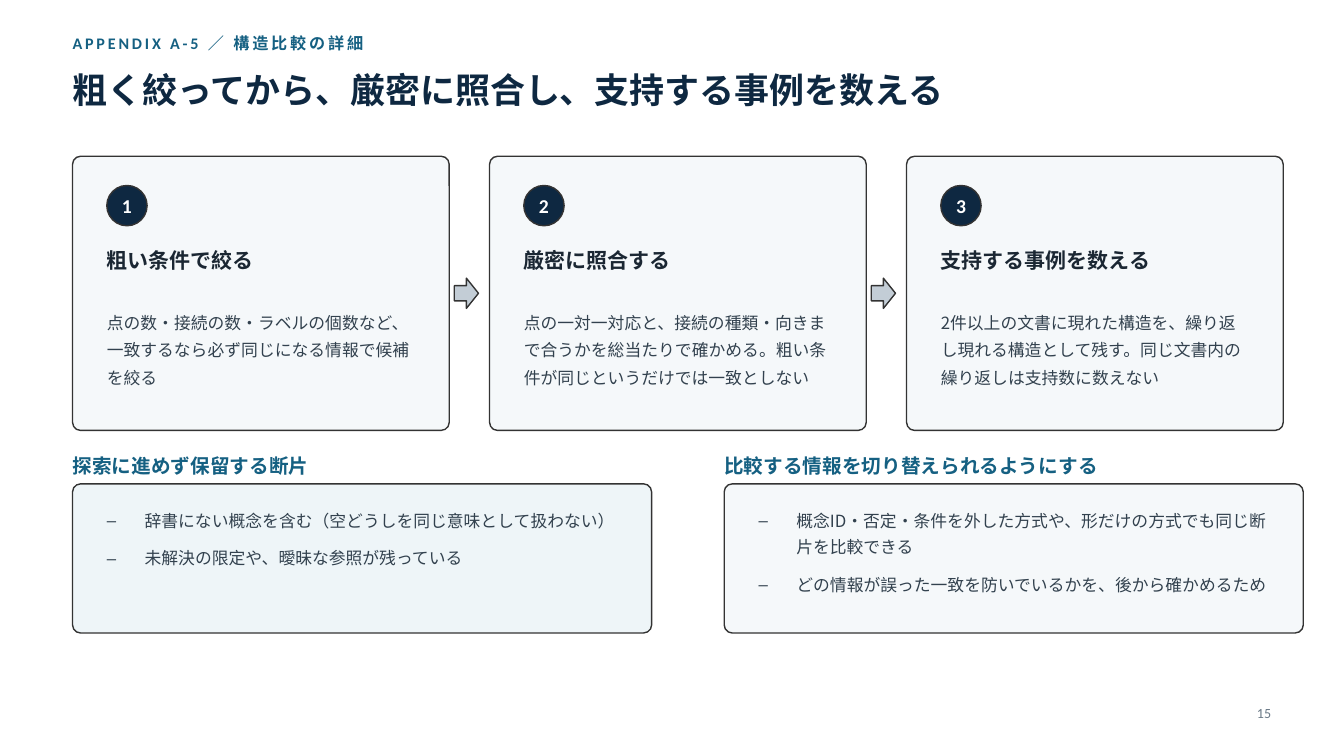
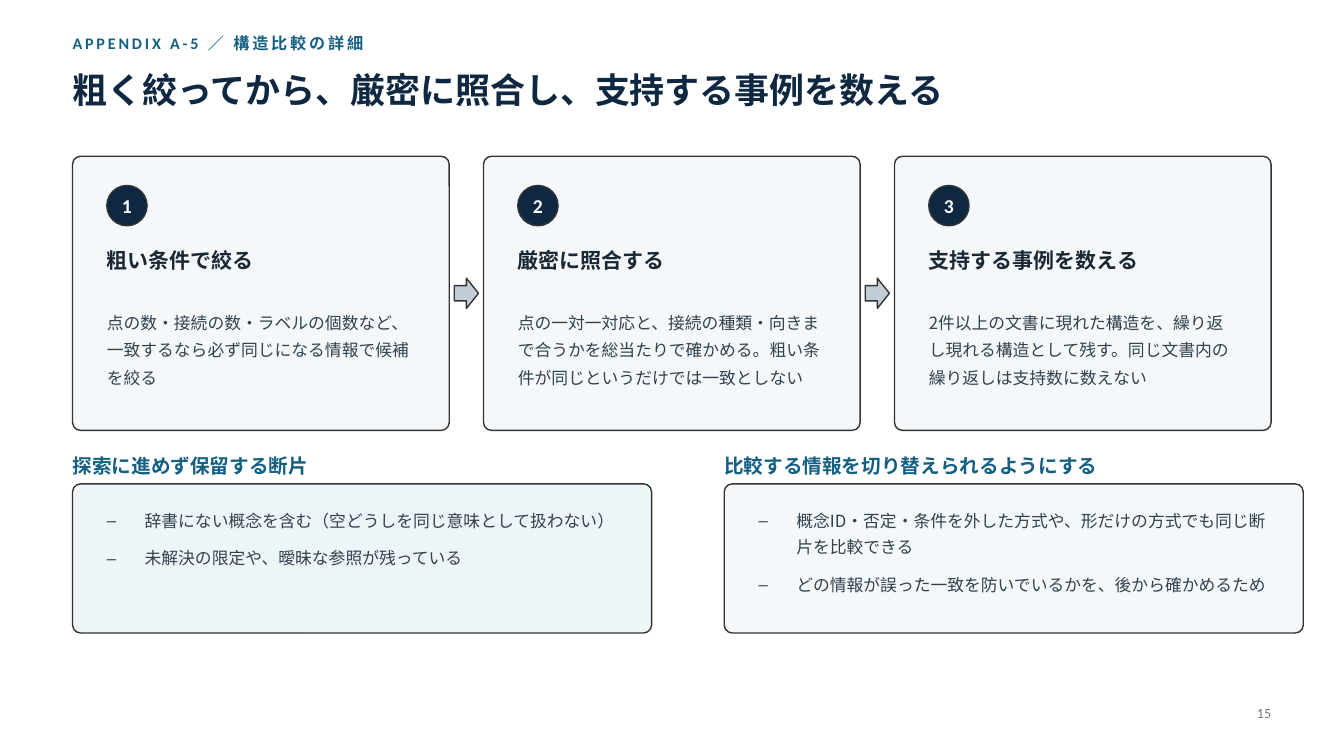
Before and after one commit to fumin0ri/structuring, a slide deck: slide 16 of インターン成果報告.pptx. Drawn at 1344x756 pixels with LibreOffice and Linux fonts; fonts in the diff are those of the drawing. Boxes give left, top, right and bottom in pixels: in the first picture for what was removed or moved away, otherwise in the second. Text is boxed around its words. In the diff, an @@ line names an element or a change of style, - is before the commit and + after.

```diff
--- a/インターン成果報告.pptx
+++ b/インターン成果報告.pptx
@@ 3 texts, 1 rounded rectangle, 1 ellipse: place and size @@
-3 texts, 1 rounded rectangle, 1 ellipse at [906,156,1284,431]
+3 texts, 1 rounded rectangle, 1 ellipse at [894,156,1271,431]
@@ 3 texts, 1 rounded rectangle, 1 ellipse, 1 right arrow: place and size @@
-3 texts, 1 rounded rectangle, 1 ellipse, 1 right arrow at [490,156,895,431]
+3 texts, 1 rounded rectangle, 1 ellipse, 1 right arrow at [484,156,889,431]
```
Also in this commit, not shown: 2 other slides changed, 1 slide added, 1 slide removed.
